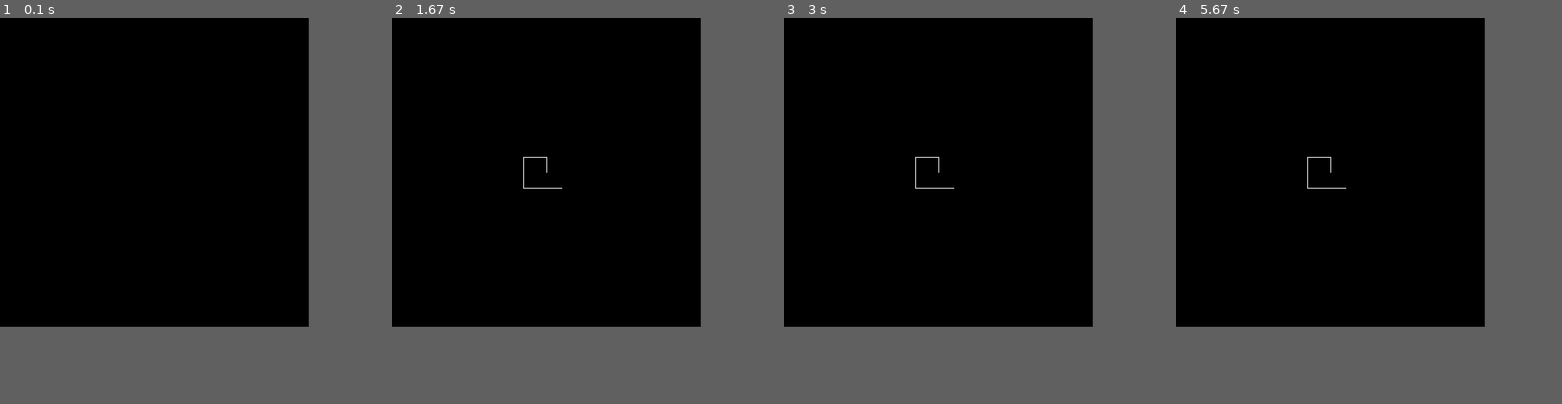
Above: before the commit, frames 1-4 (left to right).
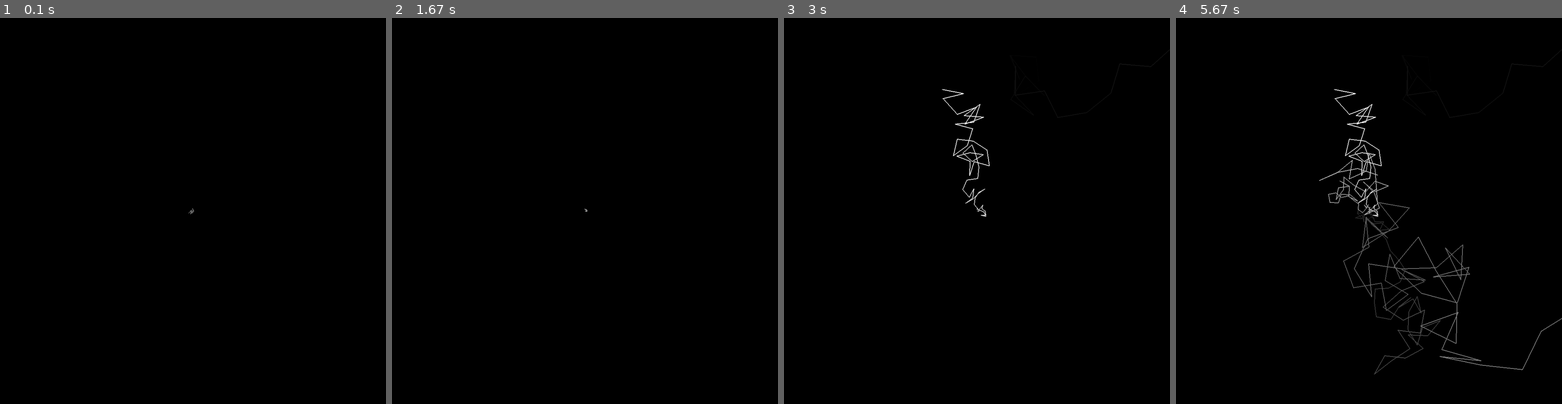
Above: after the commit, the same moments.

Repository: normalset/projects
Game: pygame game, started from pyfractals/script.py
The game is run twice, just before and just after one commit, with the same random seed, the same clock (stepped at 60 frames per second) and the same inputs.
Inputs (mouse positions are in pixels of both pictures, inside the frame that each line leads up to):
- Up to frame 1 (0.1 s): no input
- Up to frame 2 (1.67 s): click (546, 172) at 0.38 s; click (430, 141) at 0.72 s; click (557, 211) at 1.05 s; click (442, 245) at 1.38 s
- Up to frame 3 (3 s): no input
- Up to frame 4 (5.67 s): no input
The window is 720x720 before the commit and 900x900 after it. Grey fills any space a smaller window leaves; there, only what the larger window draws over its background counts as a difference.

The runs differ from the first frame. In frame 1, less than 0.1% of the frame differs, in the area x 48-51%, y 49-51%; in frame 2, less than 0.1%; in frame 3, 0.5%; in frame 4, 2.1%, in the area x 34-100%, y 18-93%.

Commit message:
angles + cardinal

Diff:
--- a/pyfractals/script.py
+++ b/pyfractals/script.py
@@ -1,53 +1,82 @@
-import pygame
+import pygame , random , math , os , time
 from sys import exit
-import math
-import os
 os.chdir("D:\Code\projects-1\pyfractals")
+
 
 print('hello world')
 
-WIDTH = 800
-HEIGHT = 800
+WIDTH = 1000
+HEIGHT = 1000
+
+random.seed(time.time())
+file_name = 'screenshot'
 
 pygame.init()
 pygame.display.set_caption("Fractals")
 counter = 0
 screen = pygame.display.set_mode((HEIGHT , WIDTH))
 screen_rect = screen.get_rect(center = (HEIGHT/2 , WIDTH/2))
+clock = pygame.time.Clock()
 
-len = 10
+len = 1
 dir = -1
+angle = 0
 start_point = screen_rect.center
 
-def draw(start , len , dir): #start(x,y) dir  0=u 1=d 2=l 3=r
-    global start_point
+# def drawCard(start , len , dir): #start(x,y) dir  0=u 1=d 2=l 3=r
+#     global start_point
 
-    if dir == 0:
-        pygame.draw.line(screen, 'White', start, (start[0] , start[1] - len), 2)
-        start_point = (start[0] , start[1] - len)
-    elif dir == 1:
-        pygame.draw.line(screen, 'White', start, (start[0] - len , start[1]), 2)
-        start_point = (start[0] - len , start[1])
-    elif dir == 2:
-        pygame.draw.line(screen, 'White', start, (start[0] , start[1] + len), 2)
-        start_point = (start[0] , start[1] + len)
-    elif dir == 3:
-        pygame.draw.line(screen, 'White', start, (start[0] + len, start[1]), 2)
-        start_point = (start[0] + len, start[1])
+#     if math.floor(dir) == 0:
+#         pygame.draw.line(screen, 'White', start, (start[0] , start[1] - len), 2)
+#         start_point = (start[0] , start[1] - len)
+#     elif math.floor(dir) == 1:
+#         pygame.draw.line(screen, 'White', start, (start[0] - len , start[1]), 2)
+#         start_point = (start[0] - len , start[1])
+#     elif math.floor(dir) == 2:
+#         pygame.draw.line(screen, 'White', start, (start[0] , start[1] + len), 2)
+#         start_point = (start[0] , start[1] + len)
+#     elif math.floor(dir) == 3:
+#         pygame.draw.line(screen, 'White', start, (start[0] + len, start[1]), 2)
+#         start_point = (start[0] + len, start[1])
+r=g=b=100
+def drawAngle(start , len , angle):
+    global start_point ,r,g,b
+    dir = math.radians(angle)
+    end = (start[0] + math.cos(dir)*len , start[1] + math.sin(dir)*len)
 
-
+    #pygame.draw.line(screen, 'White', start, end, 2)
+    pygame.draw.line(screen, (r,g,b) , start, end, 2)
+    r=g=b=(b+1)%256
+    print(start , end , len , (angle , dir) , r,g,b)
+    start_point = end
 
 while True :
     for event in pygame.event.get():
         if event.type == pygame.QUIT:
             pygame.quit()
             exit()
-        if event.type == pygame.MOUSEBUTTONDOWN:
-            len += 10
-            dir += 1
-            if dir == 5 : dir = 0
-            draw(start_point , len , dir)
-            draw(start_point , len , dir)
+        #if event.type == pygame.MOUSEBUTTONDOWN:
 
+    if counter > 500 : exit()
+    # Rotazione NSWE
+    # len += 1
+    # dir = random.randint(0,3)
+    # if dir >= 5 : dir = 0
+    # drawCard(start_point , len , dir)
+
+    len += 1
+    angle = random.randint(0,359)
+    if angle > 360 : angle = 0
+    drawAngle(start_point , len , angle)
 
     pygame.display.update()
+
+    if start_point[0] > 1000 or start_point[1] > 1000 :
+        if counter < 500 and counter%5 == 0 :
+            file_path = f'{file_name}-{str(time.time())}.png'
+            pygame.image.save(screen, file_path)
+            screen.fill((0, 0, 0))
+
+        counter += 1
+        start_point = (WIDTH/2 , HEIGHT/2)
+        len = 1
Binary file added: pyfractals/angleGreyScale/screenshot-1685493960.0014534.png
Binary file added: pyfractals/angleGreyScale/screenshot-1685493960.7909842.png
Binary file added: pyfractals/angleGreyScale/screenshot-1685493961.699679.png
Binary file added: pyfractals/angleGreyScale/screenshot-1685493962.764879.png
Binary file added: pyfractals/angleGreyScale/screenshot-1685493963.940882.png
Binary file added: pyfractals/angleGreyScale/screenshot-1685493964.5331233.png
Binary file added: pyfractals/angleGreyScale/screenshot-1685493965.6511.png
Binary file added: pyfractals/angleGreyScale/screenshot-1685493966.4631662.png
Binary file added: pyfractals/angleGreyScale/screenshot-1685493967.20009.png
Binary file added: pyfractals/angleGreyScale/screenshot-1685493967.8869903.png
Binary file added: pyfractals/angleGreyScale/screenshot-1685493968.658966.png
Binary file added: pyfractals/angleGreyScale/screenshot-1685493970.0017354.png
(and 288 more such lines)
